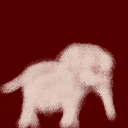
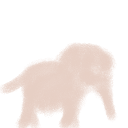
The second 128 x 128 image is a revision of the first. Changes to its layers:
hid "Background" over [0, 0, 128, 128]
